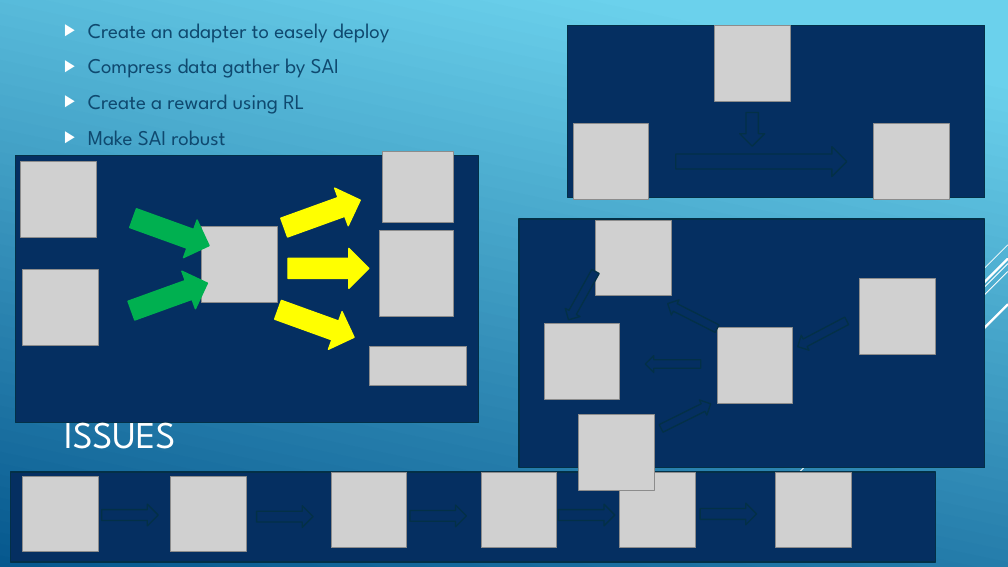
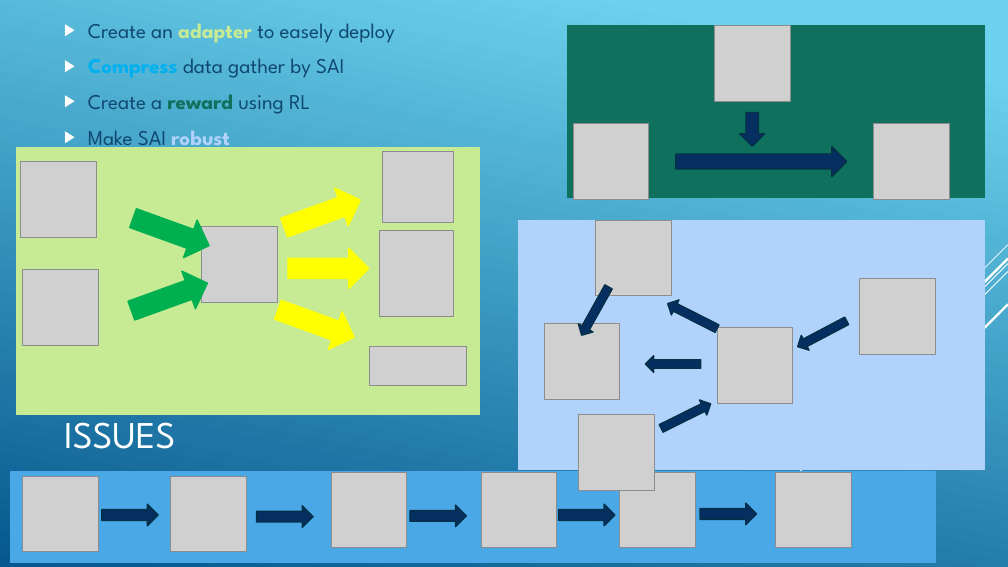
Before and after one commit to jnguyen1192/SIA, a slide deck: slide 11 of SAI_presentation.pptx. Drawn at 1008x567 pixels with LibreOffice and Linux fonts; fonts in the diff are those of the drawing; grey boxes stand for pictures. Boxes give left, top, right and bottom in pixels: in the first picture for what was removed or moved away, otherwise in the second. Text is boxed around its words. In the diff, an @@ line names an element or a change of style, - is before the commit and + after.

Commit message:
#12 Backgrounds colors updated on issue slides

```diff
--- a/SAI_presentation.pptx
+++ b/SAI_presentation.pptx
@@ text "Create an adapter to easely ..." at (88, 23, 395, 151): text colour #0F496F to #C7EA94 in "adapter"; bold on in "adapter", "Compress", "reward", "robust"; text colour #0F496F to #00B0F0 in "Compress"; text colour #0F496F to #0F705D in "reward"; text colour #0F496F to #B1D3FB in "robust" @@
@@ rectangle at (568, 26, 985, 198): fill #052F61 to #0F705D; outline #043148 1.25 pt to #0F705D 1.25 pt @@
@@ rectangle: place and size @@
-rectangle at (16, 156, 479, 423)
+rectangle at (17, 147, 480, 414)
@@ rectangle at (17, 147, 480, 414): fill #052F61 to #C7EA94; outline #043148 1.25 pt to #C7EA94 1.25 pt @@
@@ rectangle at (519, 221, 985, 470): fill #052F61 to #B1D3FB; outline #043148 1.25 pt to #B1D3FB 1.25 pt @@
@@ down arrow: place and size @@
-down arrow at (562, 267, 603, 323)
+down arrow at (574, 283, 616, 339)
@@ rectangle at (11, 472, 935, 562): fill #052F61 to #4AA8E7; outline #043148 1.25 pt to #4AA8E7 1.25 pt @@
```
